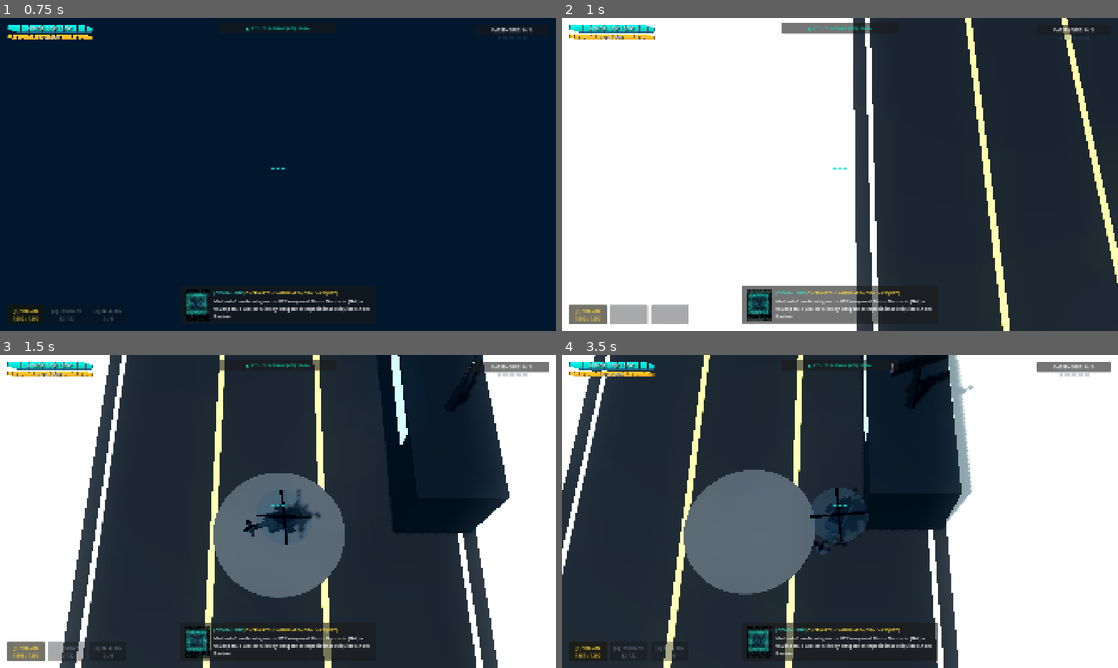
Above: before the commit, frames 1-4 (two rows, left to right).
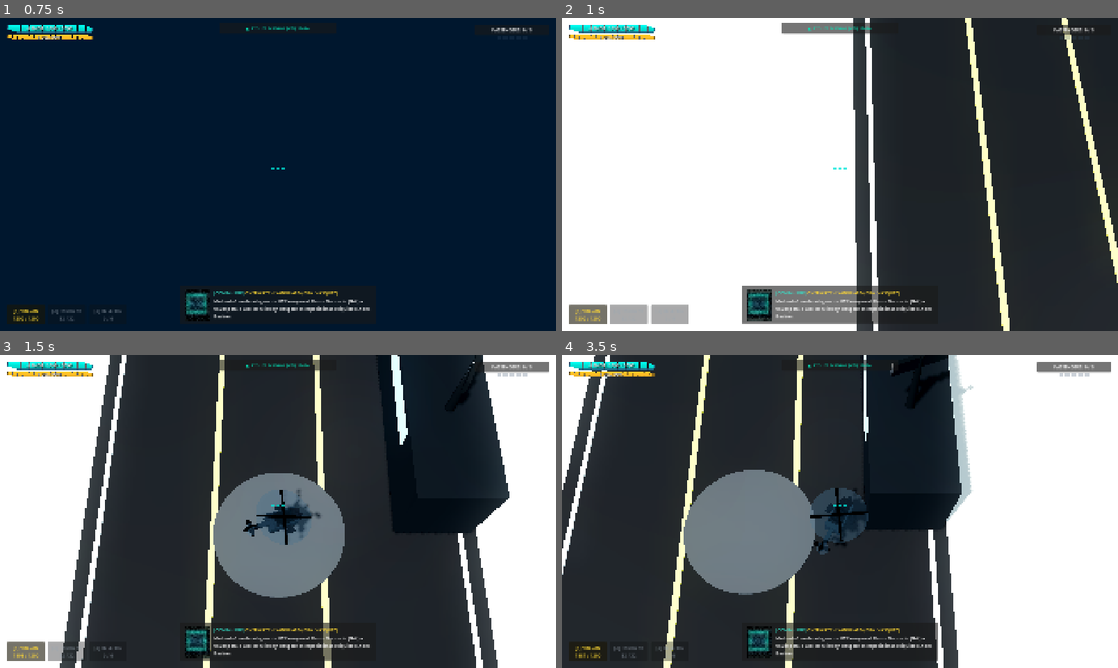
Above: after the commit, the same moments.

Repository: alexcamargos/BlackoutStrike
Game: Godot game, scene res://scenes/core/main.tscn
Same seed, same stepped clock (60 frames per second), same inputs: the game is played once before the commit and once after it.
Inputs (mouse positions are in pixels of both pictures, inside the frame that each line leads up to):
- Up to frame 1 (0.75 s): click "INICIAR INCURSAO" at 0.5 s
- Up to frame 2 (1 s): no input
- Up to frame 3 (1.5 s): tap Enter at 1.25 s; move the mouse to (400, 495) at 1.27 s; press the mouse at (400, 495) at 1.28 s; hold D (move_east) from 1.28 s (still down)
- Up to frame 4 (3.5 s): release D (move_east) at 2 s; release the mouse at (962, 495) at 2 s; drag from (728, 527) to (812, 574) at 2.02 s; move the mouse to (895, 442) at 2.77 s; hold D (move_east) from 2.78 s (still down); tap 1 (weapon_slot_1) at 2.85 s

Frame 1 is identical in both runs. In frame 2, 0.8% of the frame differs, in the area x 72-100%, y 0-99%; in frame 3, 0.1%; in frame 4, 1.3%, in the area x 0-74%, y 0-99%.

Commit message:
perf(lighting): calibrar alcance de visibilidade e dispersao de nevoa

Diff:
--- a/scenes/core/world_environment.tres
+++ b/scenes/core/world_environment.tres
@@ -5,7 +5,7 @@
 background_color = Color(0.101961, 0.188235, 0.282353, 1)
 ambient_light_source = 2
 ambient_light_color = Color(0.768627, 0.878431, 0.898039, 1)
-ambient_light_energy = 0.4
+ambient_light_energy = 0.55
 tonemap_mode = 3
 tonemap_exposure = 1.05
 tonemap_white = 1.2
@@ -26,13 +26,13 @@
 fog_enabled = true
 fog_light_color = Color(0.0705882, 0.133333, 0.2, 1)
 fog_depth_begin = 120.0
-fog_depth_end = 320.0
-fog_density = 0.006
+fog_depth_end = 950.0
+fog_density = 0.001
 volumetric_fog_enabled = true
-volumetric_fog_density = 0.012
+volumetric_fog_density = 0.003
 volumetric_fog_albedo = Color(0.0705882, 0.133333, 0.2, 1)
 volumetric_fog_emission = Color(0.0705882, 0.133333, 0.2, 1)
 volumetric_fog_emission_energy = 0.15
-volumetric_fog_length = 180.0
+volumetric_fog_length = 650.0
 volumetric_fog_anisotropy = 0.2
 volumetric_fog_sky_affect = 1.0
